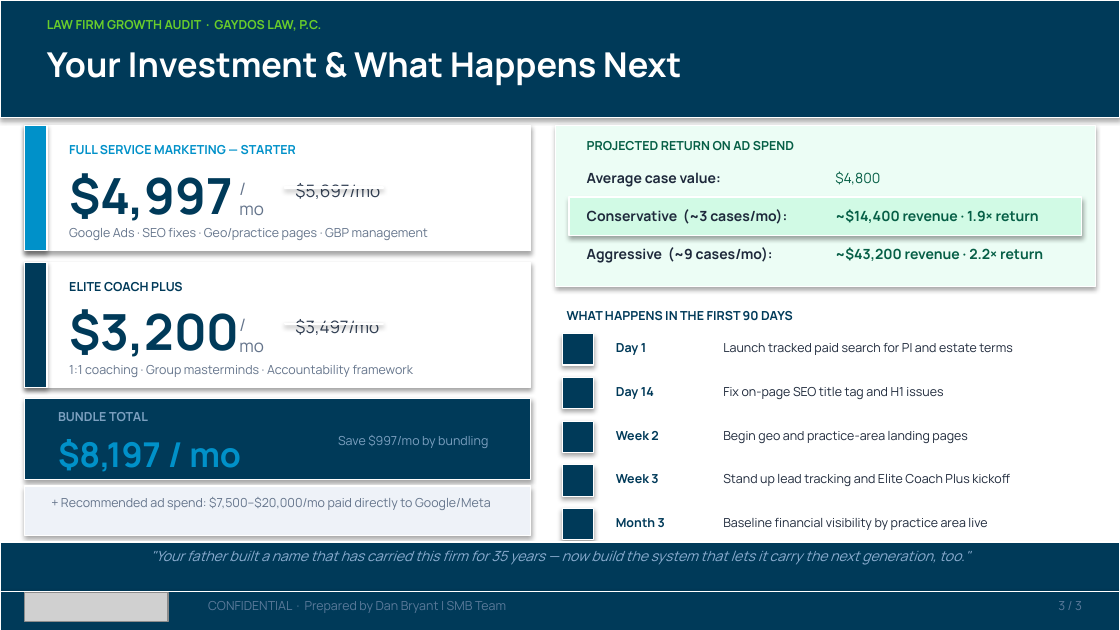
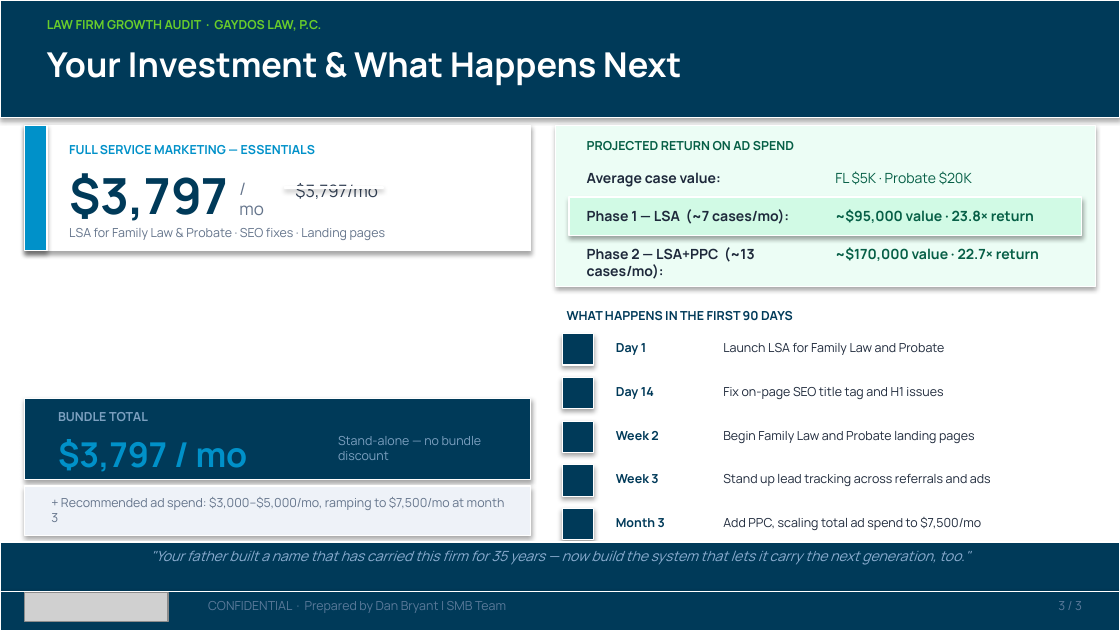
Before and after one commit to SMB-Team-Technology/workwith-smbteam, a slide deck: slide 3 of gaydos-law/Gaydos Law_September 15, 2026_Proposal.pptx. Drawn at 1120x630 pixels with LibreOffice and Linux fonts; fonts in the diff are those of the drawing; grey boxes stand for pictures. Boxes give left, top, right and bottom in pixels: in the first picture for what was removed or moved away, otherwise in the second. Text is boxed around its words. In the diff, an @@ line names an element or a change of style, - is before the commit and + after.

```diff
--- a/gaydos-law/Gaydos Law_September 15, 2026_Proposal.pptx
+++ b/gaydos-law/Gaydos Law_September 15, 2026_Proposal.pptx
@@ text at [69, 145, 315, 155]: text changed @@
-FULL SERVICE MARKETING — STARTER
+FULL SERVICE MARKETING — ESSENTIALS
@@ text at [69, 173, 228, 221]: text changed @@
-$4,997
+$3,797
@@ text at [835, 171, 972, 185]: text changed @@
-$4,800
+FL $5K · Probate $20K
@@ text at [295, 183, 377, 199]: text changed @@
-$5,697/mo
+$3,797/mo
@@ text at [587, 209, 789, 224]: text changed @@
-Conservative (~3 cases/mo):
+Phase 1 — LSA (~7 cases/mo):
@@ text at [835, 209, 1034, 223]: text changed @@
-~$14,400 revenue · 1.9× return
+~$95,000 value · 23.8× return
@@ text at [69, 228, 386, 240]: text changed @@
-Google Ads · SEO fixes · Geo/practice pages · GBP management
+LSA for Family Law & Probate · SEO fixes · Landing pages
@@ rectangle removed at [25, 262, 531, 388] @@
@@ rectangle removed at [25, 262, 47, 388] @@
@@ text at [587, 247, 755, 279]: text changed @@
-Aggressive (~9 cases/mo):
+Phase 2 — LSA+PPC (~13 cases/mo):
@@ text at [835, 247, 1039, 261]: text changed @@
-~$43,200 revenue · 2.2× return
+~$170,000 value · 22.7× return
@@ text removed at [69, 282, 182, 292] @@
-ELITE COACH PLUS
@@ text removed at [69, 309, 239, 357] @@
-$3,200
@@ rectangle removed at [284, 324, 383, 325] @@
@@ text removed at [295, 319, 379, 335] @@
-$3,497/mo
@@ text removed at [239, 342, 264, 352] @@
-/mo
@@ text at [723, 343, 945, 355]: text changed @@
-Launch tracked paid search for PI and estate terms
+Launch LSA for Family Law and Probate
@@ text removed at [69, 365, 414, 377] @@
-1:1 coaching · Group masterminds · Accountability framework
@@ text at [58, 439, 248, 472]: text changed @@
-$8,197 / mo
+$3,797 / mo
@@ text at [338, 436, 482, 460]: text changed @@
-Save $997/mo by bundling
+Stand-alone — no bundle discount
@@ text at [723, 431, 975, 443]: text changed @@
-Begin geo and practice-area landing pages
+Begin Family Law and Probate landing pages
@@ text at [723, 474, 991, 486]: text changed @@
-Stand up lead tracking and Elite Coach Plus kickoff
+Stand up lead tracking across referrals and ads
@@ text at [51, 497, 505, 522]: text changed @@
-+ Recommended ad spend: $7,500–$20,000/mo paid directly to Google/Meta
++ Recommended ad spend: $3,000–$5,000/mo, ramping to $7,500/mo at month 3
@@ text at [723, 517, 981, 530]: text changed @@
-Baseline financial visibility by practice area live
+Add PPC, scaling total ad spend to $7,500/mo
```
Also in this commit, not shown: 1 other slide changed, 8 other files.
